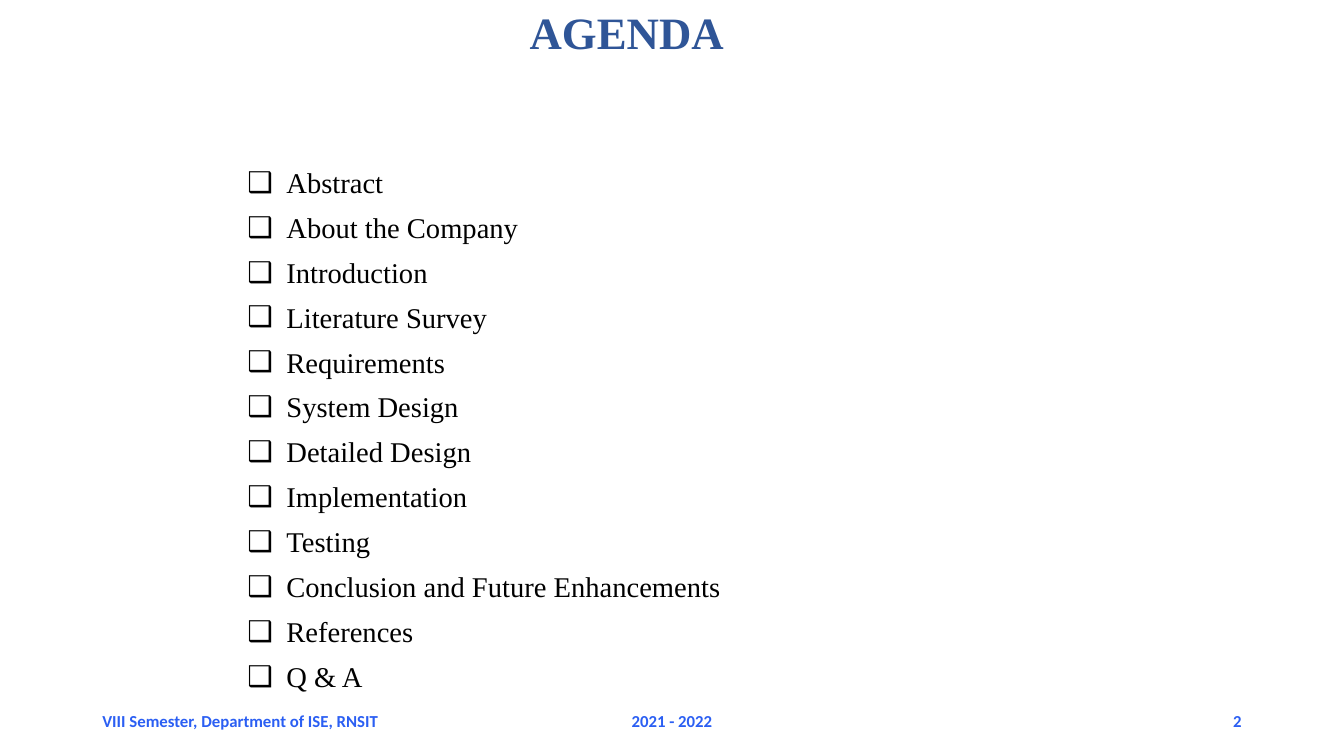
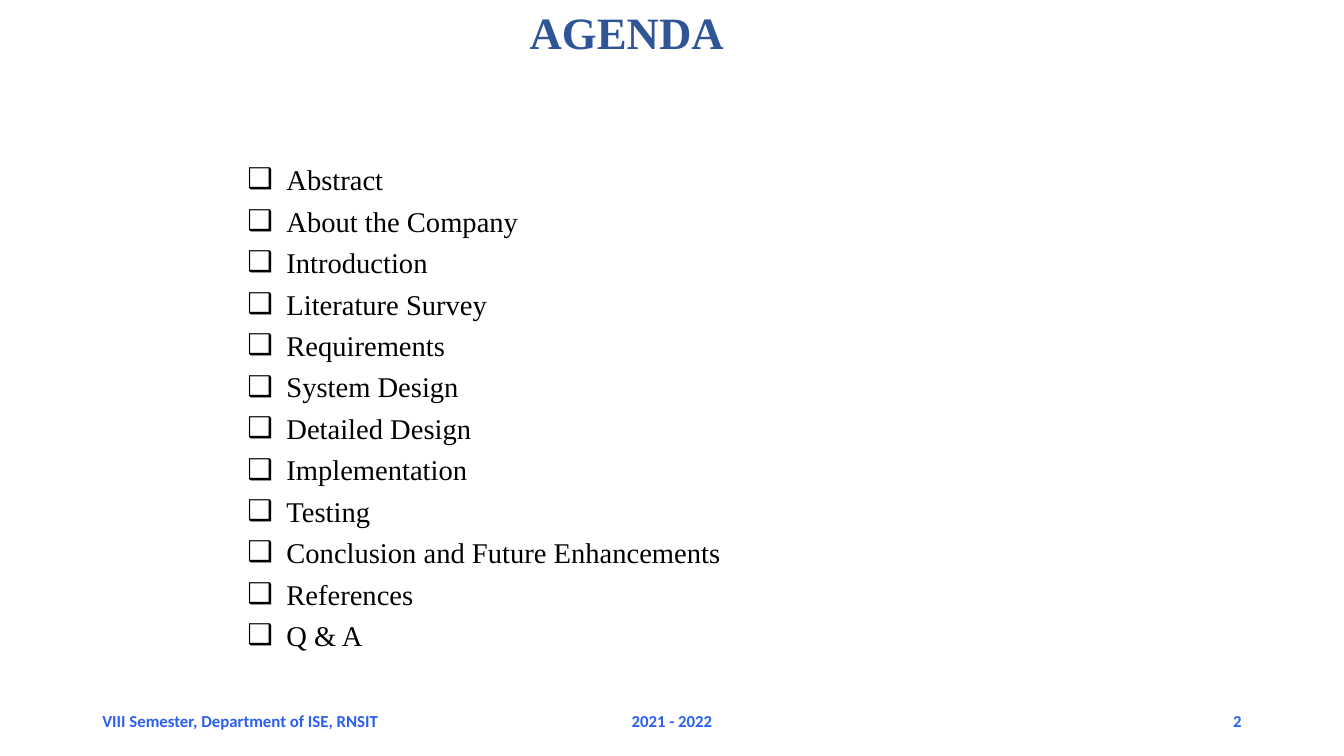
Before and after one commit to aarshabh/Depression-Detection-using-Twitter, a slide deck: slide 2 of PPT PRESENTATION.pptx. Drawn at 1344x756 pixels with LibreOffice and Linux fonts; fonts in the diff are those of the drawing; background and template pictures are left out. Boxes give left, top, right and bottom in pixels: in the first picture for what was removed or moved away, otherwise in the second. Text is boxed around its words. In the diff, an @@ line names an element or a change of style, - is before the commit and + after.

```diff
--- a/PPT PRESENTATION.pptx
+++ b/PPT PRESENTATION.pptx
@@ text "Abstract" at [286,170,720,651]: line spacing 0.9 to 0.8 @@
```
Also in this commit, not shown: 5 other slides changed.
